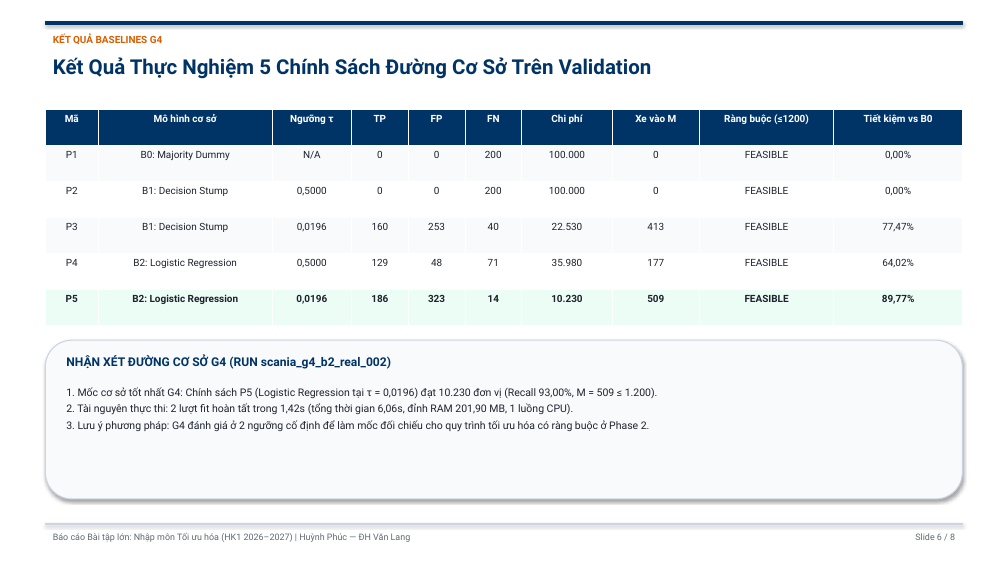
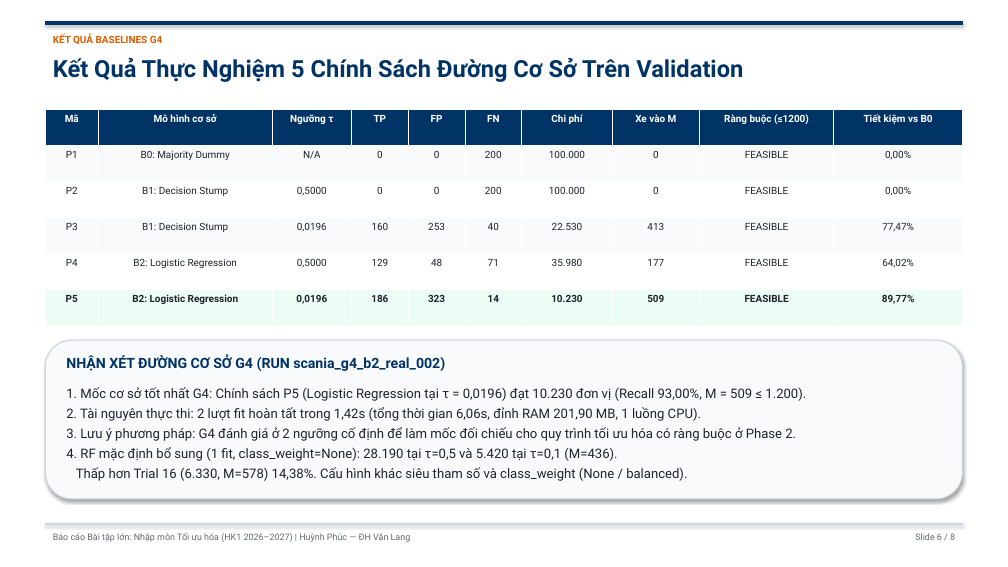
Before and after one commit to PhucHuynh16/scania-aps-cost-optimization, a slide deck: slide 6 of slides/SLIDES_THUYET_TRINH_SCANIA_APS.pptx. Drawn at 1008x567 pixels with LibreOffice and Linux fonts; fonts in the diff are those of the drawing. Boxes give left, top, right and bottom in pixels: in the first picture for what was removed or moved away, otherwise in the second. Text is boxed around its words. In the diff, an @@ line names an element or a change of style, - is before the commit and + after.

Commit message:
release: publish verified Scania APS coursework

```diff
--- a/slides/SLIDES_THUYET_TRINH_SCANIA_APS.pptx
+++ b/slides/SLIDES_THUYET_TRINH_SCANIA_APS.pptx
@@ text "Kết Quả Thực Nghiệm 5 ..." at [53,57,743,82]: size 19.5 to 22.5 pt @@
@@ text "NHẬN XÉT ĐƯỜNG CƠ SỞ ..." at [66,355,445,371]: size 11.5 to 13.5 pt @@
@@ text at [66,387,806,441]: size 10 to 12.5 pt in "1. Mốc cơ sở tốt nhất G4: ...", "2. Tài nguyên thực thi: 2 lượt ...", "3. Lưu ý phương pháp: G4 đánh ..." @@
@@ text at [66,447,687,481]: paragraphs added @@
+4. RF mặc định bổ sung (1 fit, class_weight=None): 28.190 tại τ=0,5 và 5.420 tại τ=0,1 (M=436).
+Thấp hơn Trial 16 (6.330, M=578) 14,38%. Cấu hình khác siêu tham số và class_weight (None / balanced).
```
Also in this commit, not shown: 7 other slides changed, 58 other files.
